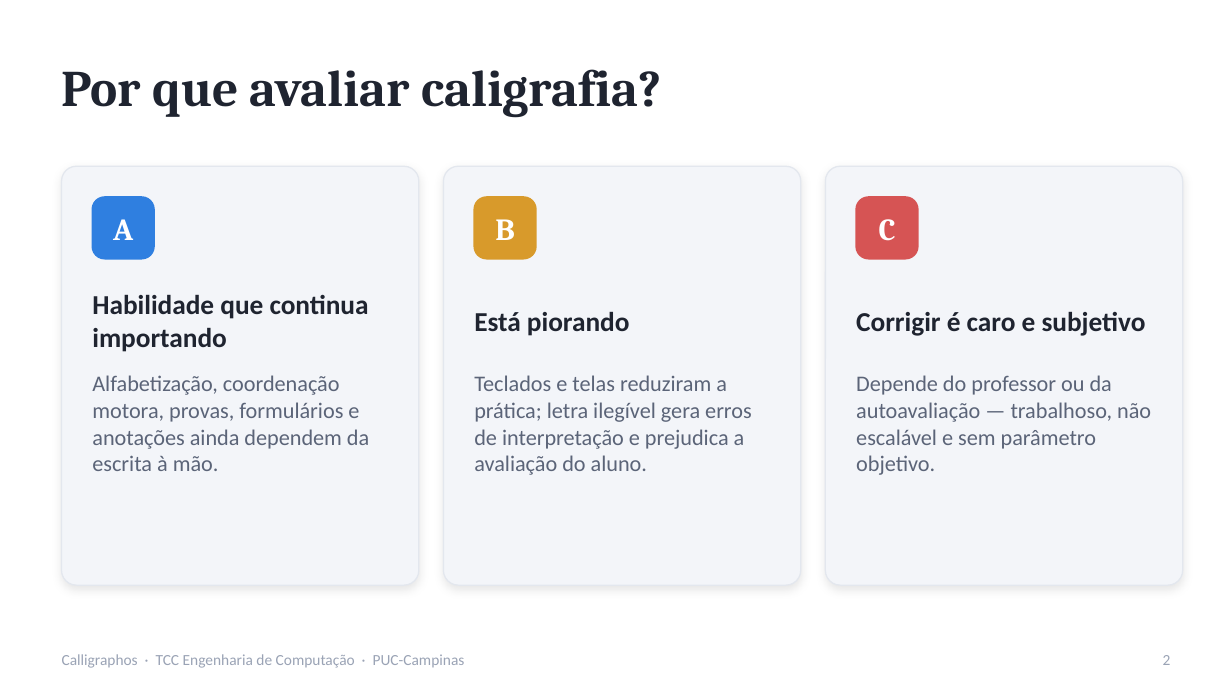
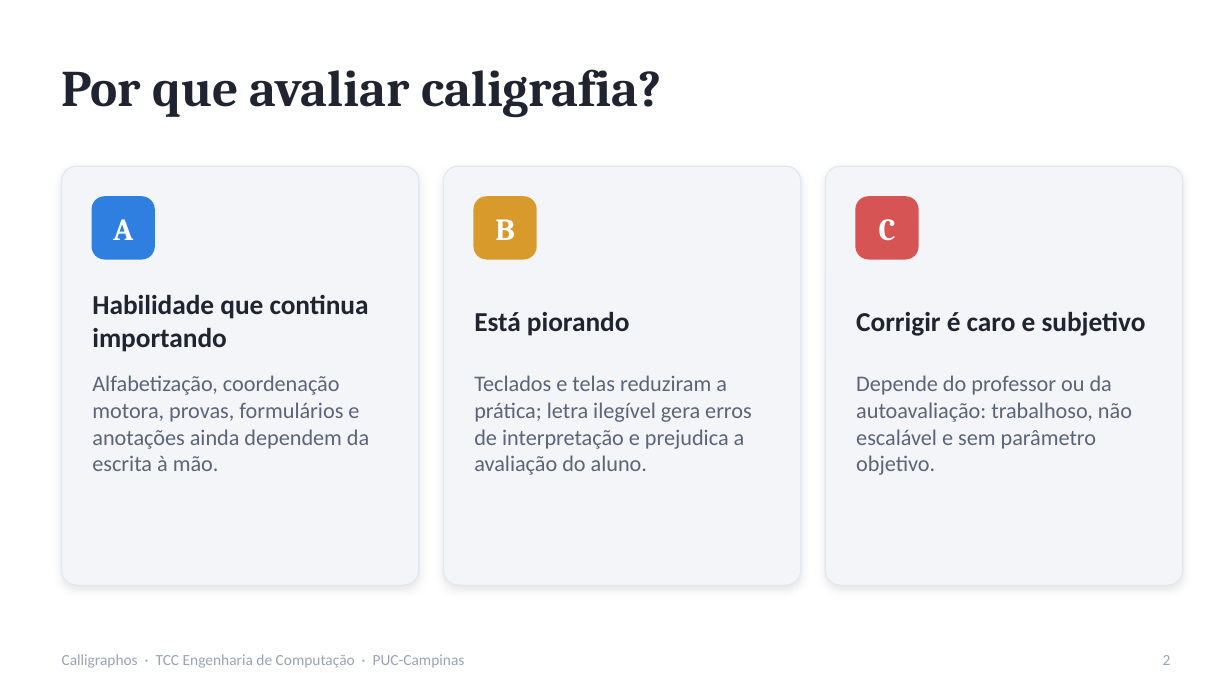
Before and after one commit to Luccavco/Corretor-de-Caligrafia, a slide deck: slide 2 of para artigo/entrega/Apresentacao_Calligraphos.pptx. Drawn at 1232x693 pixels with LibreOffice and Linux fonts; fonts in the diff are those of the drawing. Boxes give left, top, right and bottom in pixels: in the first picture for what was removed or moved away, otherwise in the second. Text is boxed around its words. In the diff, an @@ line names an element or a change of style, - is before the commit and + after.

```diff
--- a/para artigo/entrega/Apresentacao_Calligraphos.pptx
+++ b/para artigo/entrega/Apresentacao_Calligraphos.pptx
@@ text at [856,375,1132,475]: text changed @@
-Depende do professor ou da autoavaliação — trabalhoso, não escalável e sem parâmetro objetivo.
+Depende do professor ou da autoavaliação: trabalhoso, não escalável e sem parâmetro objetivo.
```
Also in this commit, not shown: 6 other slides changed, 11 other files.
